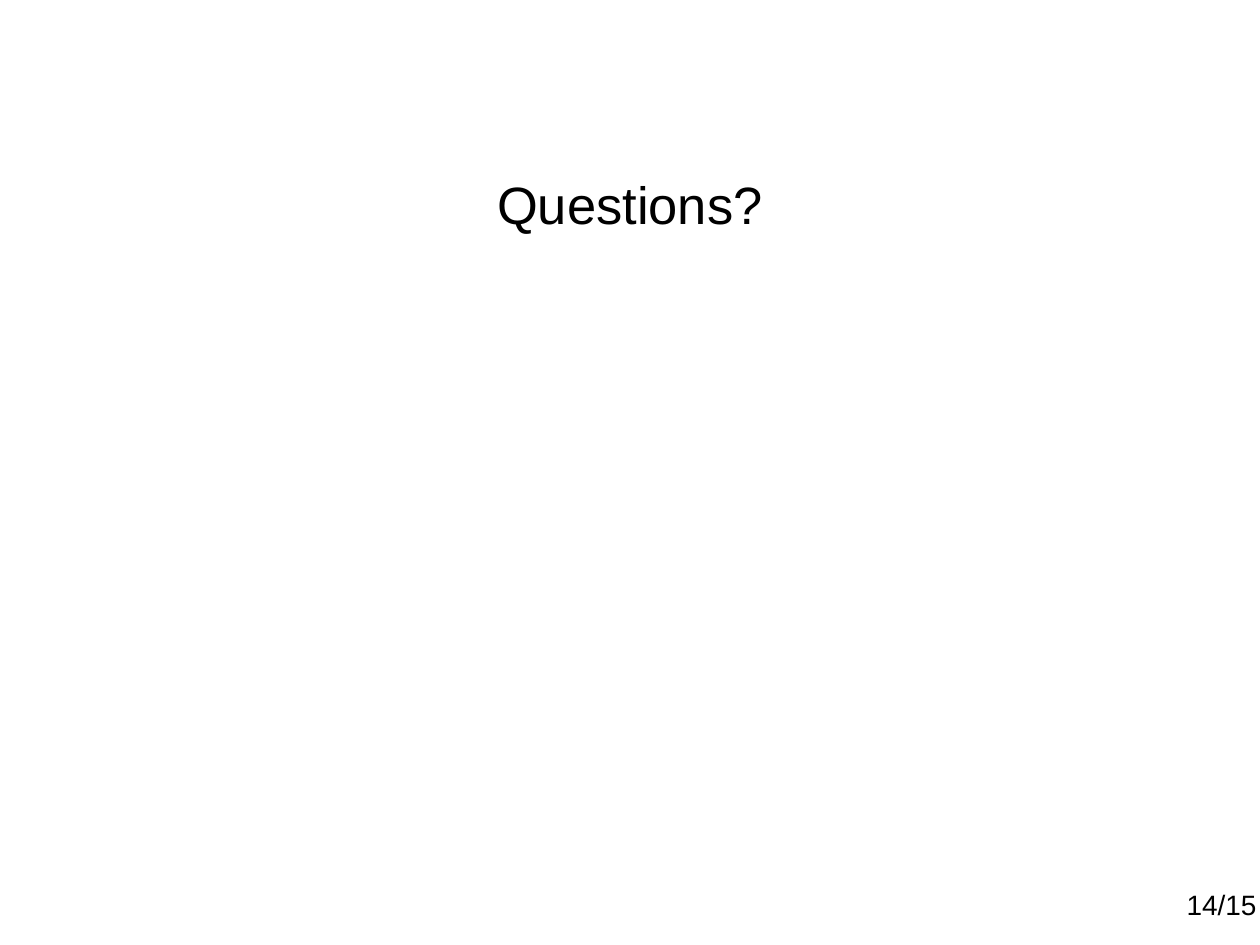
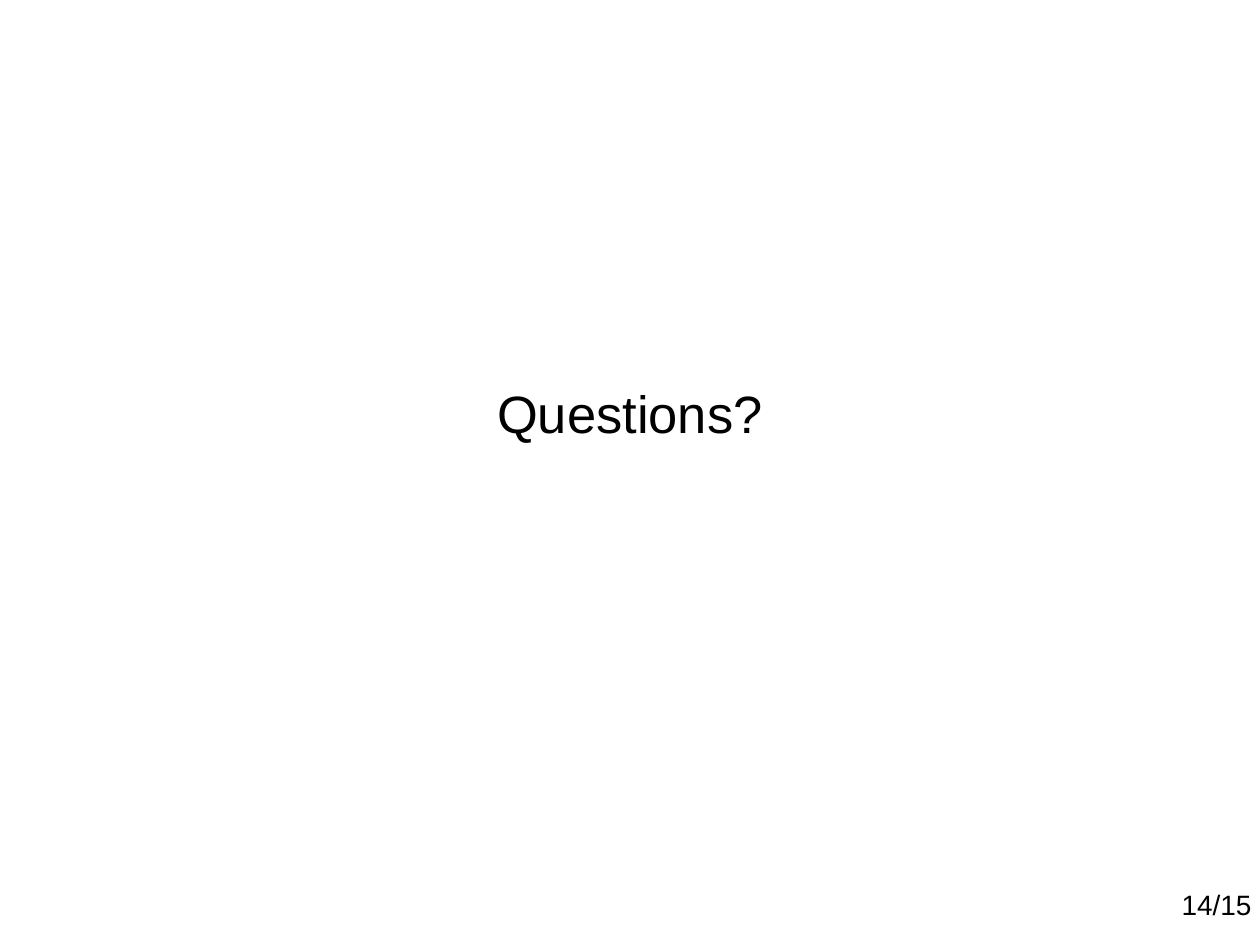
Before and after one commit to paulohq/apresentacao-L2AP, a slide deck: slide 15 of apresentacao-L2AP.ppt. Drawn at 1260x945 pixels with LibreOffice and Linux fonts; fonts in the diff are those of the drawing; background and template pictures are left out. Boxes give left, top, right and bottom in pixels: in the first picture for what was removed or moved away, otherwise in the second. Text is boxed around its words. In the diff, an @@ line names an element or a change of style, - is before the commit and + after.

```diff
--- a/apresentacao-L2AP.ppt
+++ b/apresentacao-L2AP.ppt
@@ title "Questions?" moved from (x1=497, y1=186, x2=762, y2=234) to (x1=497, y1=395, x2=762, y2=443) @@
@@ text "14/15" moved from (x1=1187, y1=894, x2=1257, y2=916) to (x1=1182, y1=894, x2=1252, y2=916) @@
```
Also in this commit, not shown: 9 other slides changed, 2 other files.
